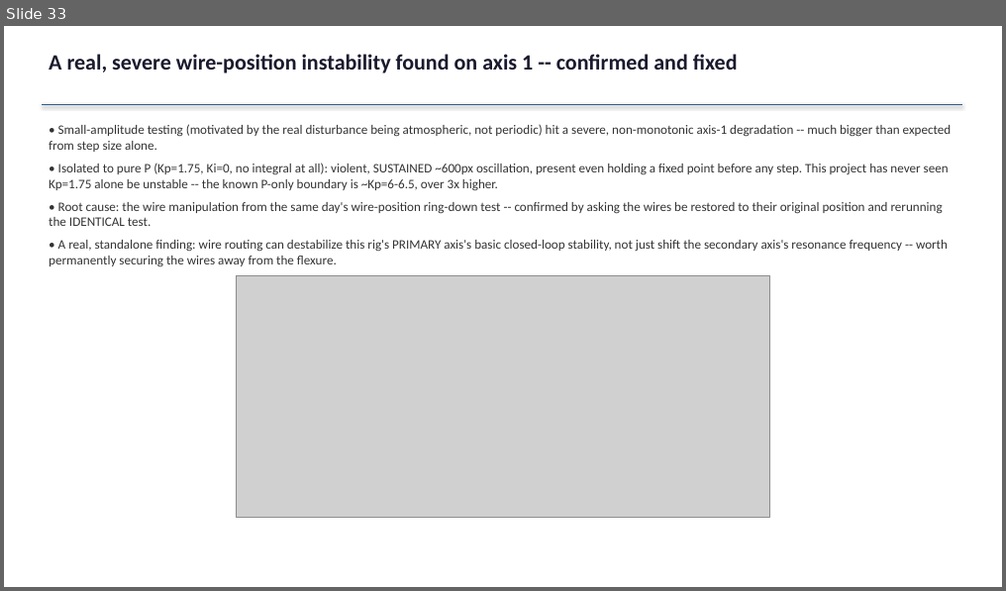
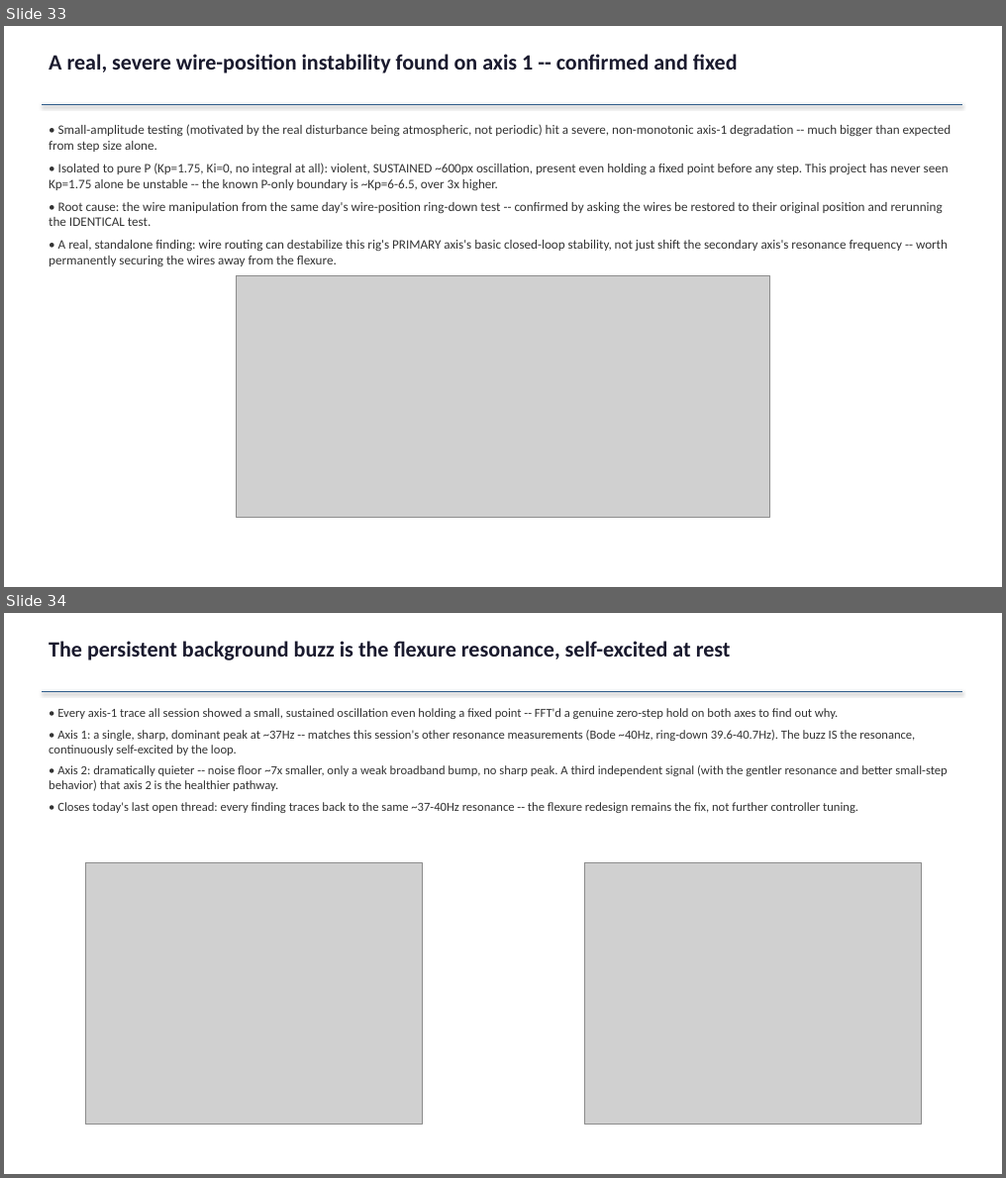
Before and after one commit to ucsbdeepspace/rpi_camera_system, a slide deck: docs/session_results_2026-08-18_pid_tuning.pptx. Shown one above the other, each under a label of ours: slide 33 before the commit, slides 33 and 34 after it. The pictures are 1006x591 and 1006x1178 pixels, drawn with LibreOffice and Linux fonts; fonts in the diff are those of the drawing; grey boxes stand for pictures. Boxes give left, top, right and bottom in pixels: in the first picture for what was removed or moved away, otherwise in the second. Text is boxed around its words. In the diff, an @@ line names an element or a change of style, - is before the commit and + after.

```diff
--- a/docs/session_results_2026-08-18_pid_tuning.pptx
+++ b/docs/session_results_2026-08-18_pid_tuning.pptx
@@ slide 34 added at <box>4,613,1002,1174</box>, background #FFFFFF @@
@@ text added at <box>49,641,731,661</box>, 21 pt, text #1A1A2E, bold @@
+The persistent background buzz is the flexure resonance, self-excited at rest
@@ line added from (42, 691) to (962, 691), #2E5C8A 1.5 pt @@
@@ text added at <box>49,708,946,813</box>, 12 pt, text #333333 @@
+• Every axis-1 trace all session showed a small, sustained oscillation even holding a fixed point -- FFT'd a genuine zero-step hold on both axes to find out why.
+• Axis 1: a single, sharp, dominant peak at ~37Hz -- matches this session's other resonance measurements (Bode ~40Hz, ring-down 39.6-40.7Hz). The buzz IS the resonance, continuously self-excited by the loop.
+• Axis 2: dramatically quieter -- noise floor ~7x smaller, only a weak broadband bump, no sharp peak. A third independent signal (with the gentler resonance and better small-step behavior) that axis 2 is the healthier pathway.
+• Closes today's last open thread: every finding traces back to the same ~37-40Hz resonance -- the flexure redesign remains the fix, not further controller tuning.
@@ picture added at <box>85,863,422,1125</box> @@
@@ picture added at <box>584,863,921,1125</box> @@
```
Also in this commit, not shown: 6 other files.
